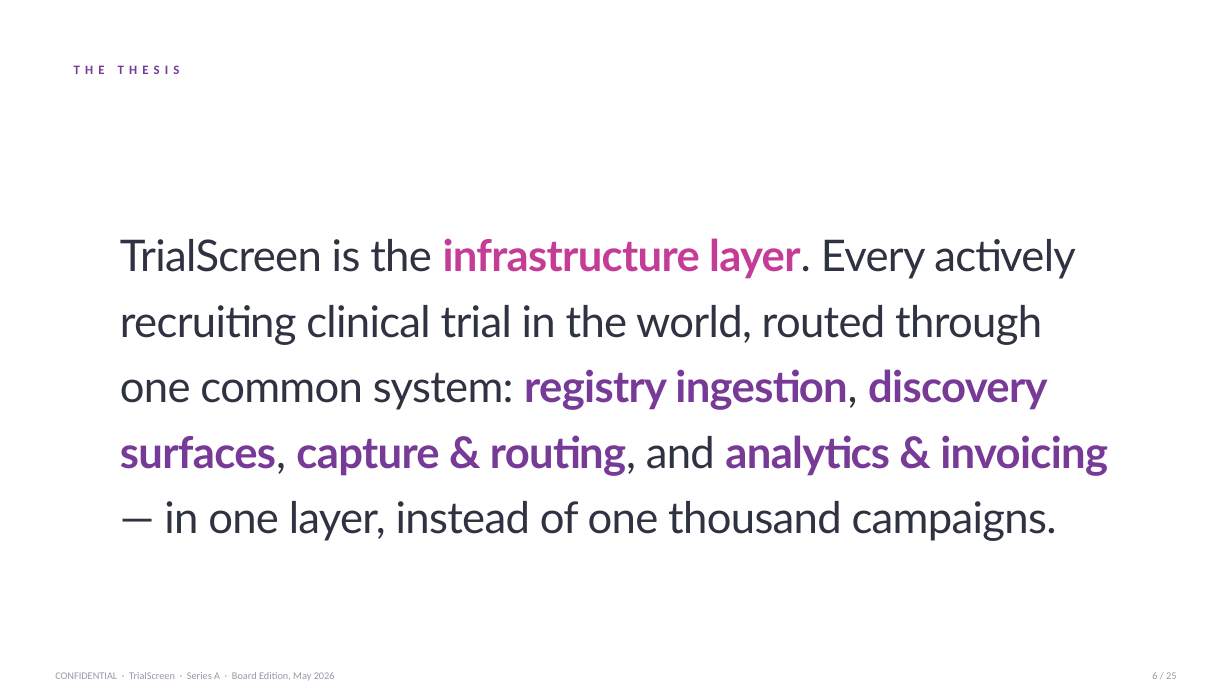
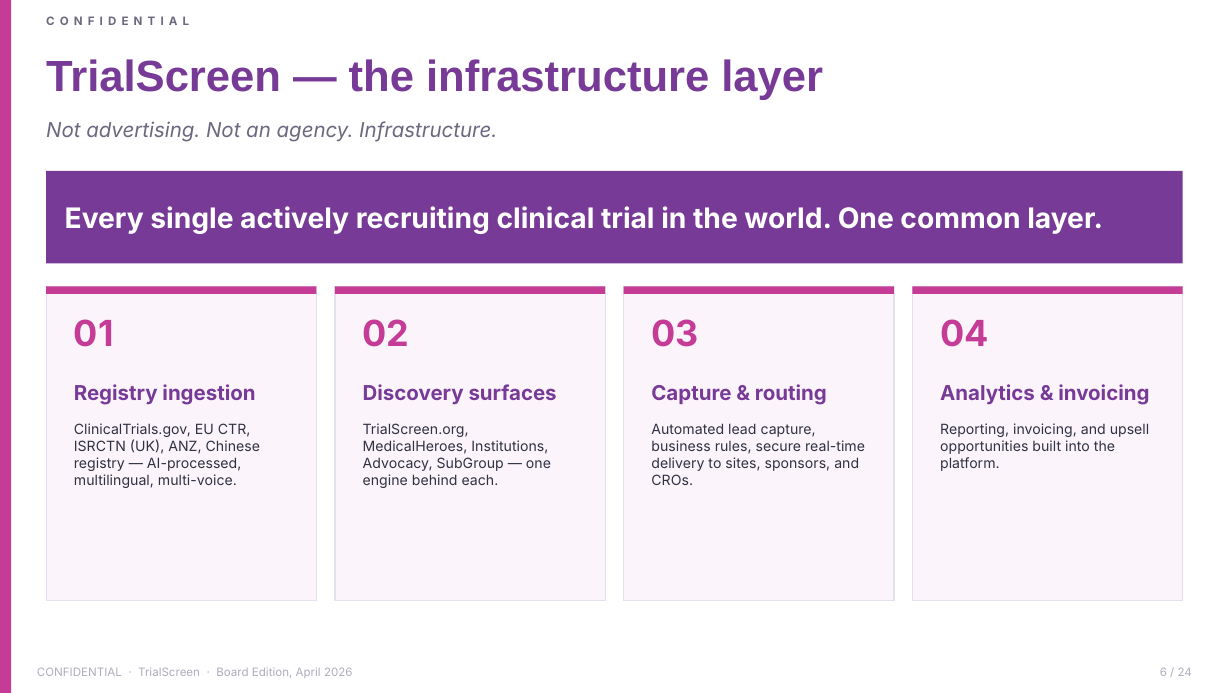
Before and after one commit to akamu47/trialscreen-board-pack, a slide deck: slide 6 of documents/TrialScreen_SeriesA_Deck.pptx. Drawn at 1232x693 pixels with LibreOffice and Linux fonts; fonts in the diff are those of the drawing. Boxes give left, top, right and bottom in pixels: in the first picture for what was removed or moved away, otherwise in the second. Text is boxed around its words. In the diff, an @@ line names an element or a change of style, - is before the commit and + after.

```diff
--- a/documents/TrialScreen_SeriesA_Deck.pptx
+++ b/documents/TrialScreen_SeriesA_Deck.pptx
@@ rectangle added at [0,0,11,693], fill #C43C96 @@
@@ text added at [46,59,823,100], 34 pt, text #773A96, bold @@
+TrialScreen — the infrastructure layer
@@ text removed at [74,65,180,74] @@
-THE THESIS
@@ text added at [46,121,497,142], 16 pt, text #6B6880, italic @@
+Not advertising. Not an agency. Infrastructure.
@@ rectangle added at [46,171,1183,263], fill #773A96 @@
@@ text added at [65,206,1103,234], 22 pt, text #FFFFFF, bold @@
+Every single actively recruiting clinical trial in the world. One common layer.
@@ text removed at [120,238,1108,541] @@
-TrialScreen is the infrastructure layer. Every actively recruiting clinical trial in the world, routed through one common system: registry ingestion, discovery surfaces, capture & routing, and analytics & invoicing — in one layer, instead of one thousand campaigns.
@@ rectangle added at [46,287,316,601], fill #FCF4FB, outline #E6E0EE 1 pt @@
@@ rectangle added at [46,287,316,294], fill #C43C96 @@
@@ rectangle added at [335,287,604,601], fill #FCF4FB, outline #E6E0EE 1 pt @@
@@ rectangle added at [335,287,604,294], fill #C43C96 @@
@@ rectangle added at [624,287,894,601], fill #FCF4FB, outline #E6E0EE 1 pt @@
@@ rectangle added at [624,287,894,294], fill #C43C96 @@
@@ rectangle added at [913,287,1183,601], fill #FCF4FB, outline #E6E0EE 1 pt @@
@@ rectangle added at [913,287,1183,294], fill #C43C96 @@
@@ text added at [74,319,114,347], 28 pt, text #C43C96, bold @@
+01
@@ text added at [363,319,410,347], 28 pt, text #C43C96, bold @@
+02
@@ text added at [651,319,698,347], 28 pt, text #C43C96, bold @@
+03
@@ text added at [940,319,988,347], 28 pt, text #C43C96, bold @@
+04
@@ text added at [74,384,255,405], 16 pt, text #773A96, bold @@
+Registry ingestion
@@ text added at [363,384,557,405], 16 pt, text #773A96, bold @@
+Discovery surfaces
@@ text added at [651,384,827,405], 16 pt, text #773A96, bold @@
+Capture & routing
@@ text added at [940,384,1149,405], 16 pt, text #773A96, bold @@
+Analytics & invoicing
@@ text added at [74,423,260,488], 11 pt, text #2F3241 @@
+ClinicalTrials.gov, EU CTR, ISRCTN (UK), ANZ, Chinese registry — AI-processed, multilingual, multi-voice.
@@ text added at [363,423,551,488], 11 pt, text #2F3241 @@
+TrialScreen.org, MedicalHeroes, Institutions, Advocacy, SubGroup — one engine behind each.
@@ text added at [651,423,865,485], 11 pt, text #2F3241 @@
+Automated lead capture, business rules, secure real-time delivery to sites, sponsors, and CROs.
@@ text added at [940,423,1150,471], 11 pt, text #2F3241 @@
+Reporting, invoicing, and upsell opportunities built into the platform.
@@ text added at [37,668,122,676], 9 pt, text #6B6880, bold @@
+CONFIDENTIAL
@@ text at [138,667,353,678]: text changed; size 8 to 9 pt; font Calibri to Inter; text colour #9A98A8 to #B0ADBD @@
-CONFIDENTIAL · TrialScreen · Series A · Board Edition, May 2026
+CONFIDENTIAL · TrialScreen · Board Edition, April 2026
@@ text at [1160,668,1192,676]: text changed; size 8 to 9 pt; font Calibri to Inter; text colour #9A98A8 to #B0ADBD @@
-6 / 25
+6 / 24
```
Also in this commit, not shown: 13 other slides changed, 11 slides added, 11 slides removed, 1 other file.
